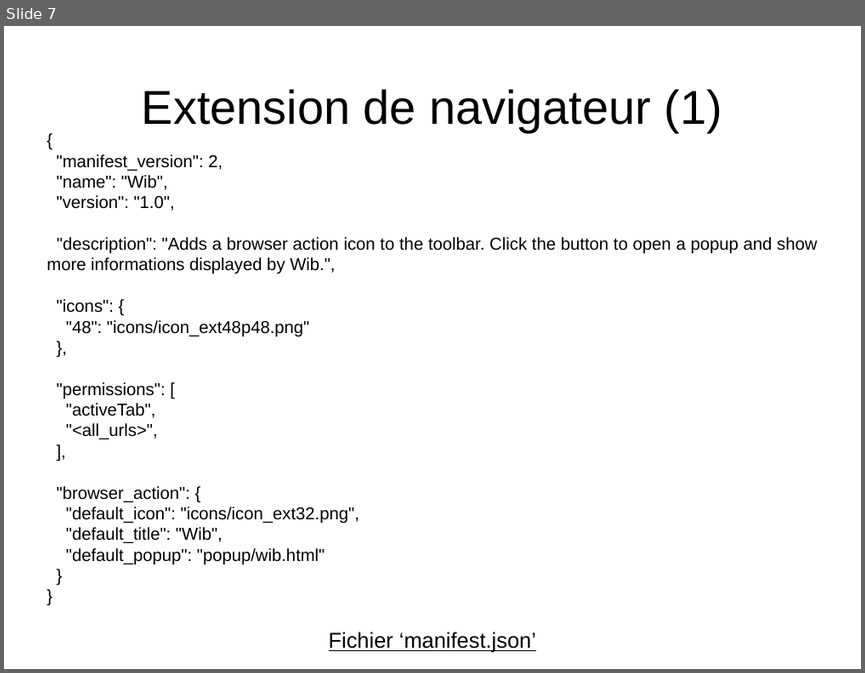
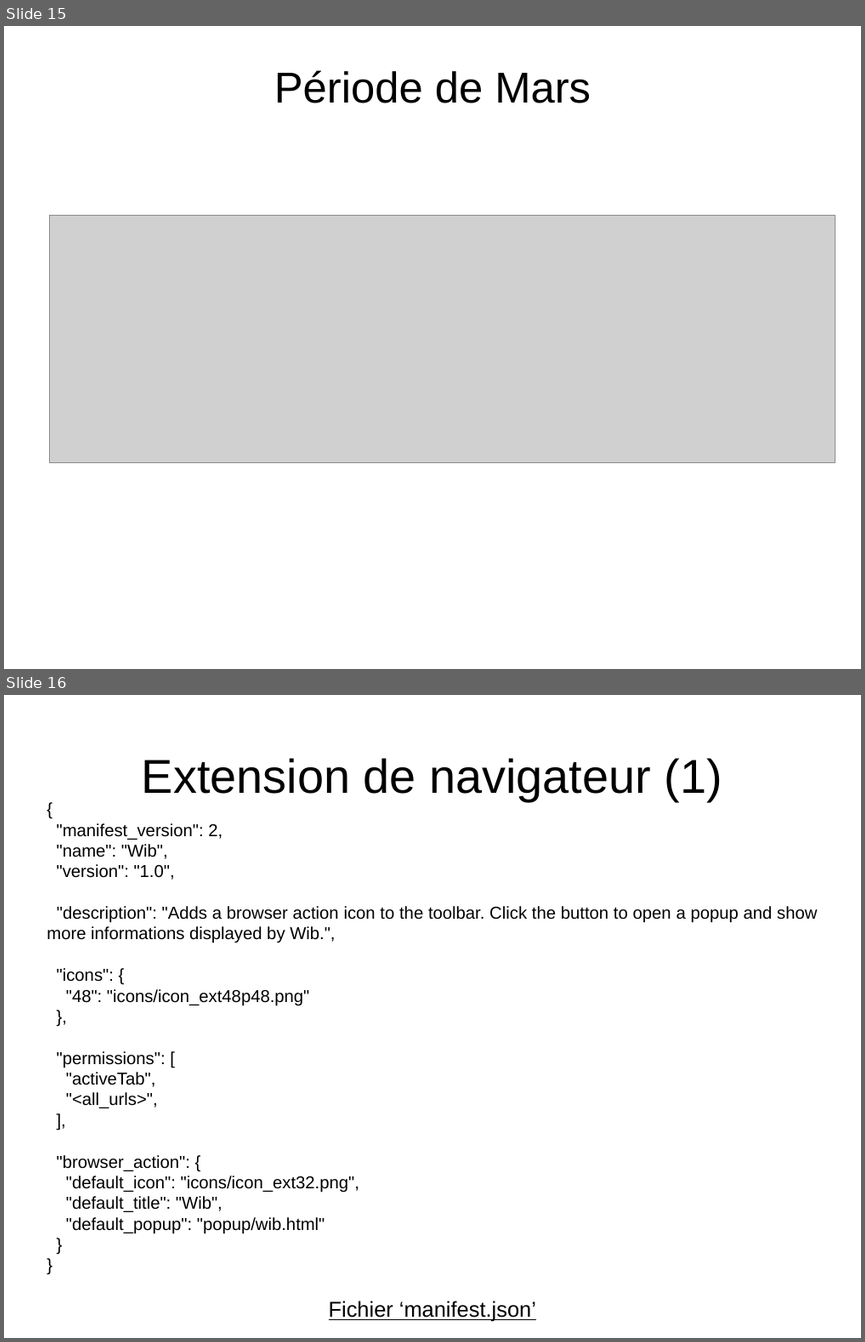
Before and after one commit to YohannBethoule/AnnuaireCollaboratif, a slide deck: doc/diapo_finale.odp. Shown one above the other, each under a label of ours: slide 7 before the commit, slides 15 and 16 after it. The pictures are 865x673 and 865x1342 pixels, drawn with LibreOffice and Linux fonts; fonts in the diff are those of the drawing; grey boxes stand for pictures. Boxes give left, top, right and bottom in pixels: in the first picture for what was removed or moved away, otherwise in the second. Text is boxed around its words. In the diff, an @@ line names an element or a change of style, - is before the commit and + after.

```diff
--- a/doc/diapo_finale.odp
+++ b/doc/diapo_finale.odp
@@ slide 15 added at [4,26,861,669], background #FFFFFF @@
@@ title added at [274,70,590,103], 40 pt, text #000000 @@
+Période de Mars
@@ picture added at [50,215,836,463] @@
@@ what was slide 7 is now slide 16 @@
```
Also in this commit, not shown: 14 other slides added, 13 other files.
